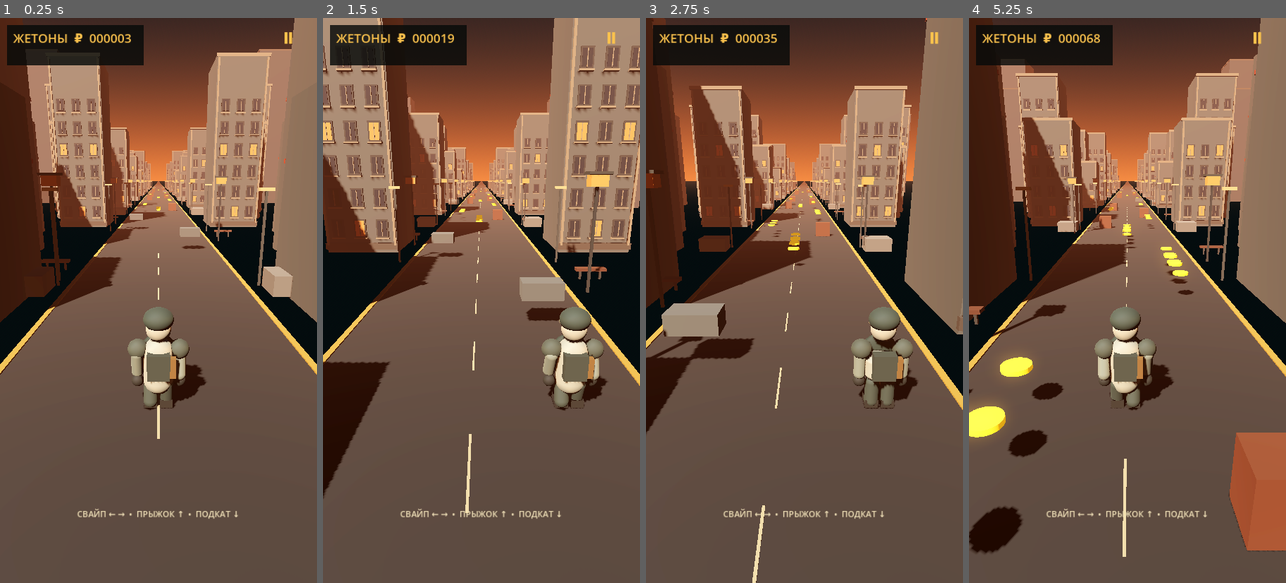
Above: before the commit, frames 1-4 (left to right).
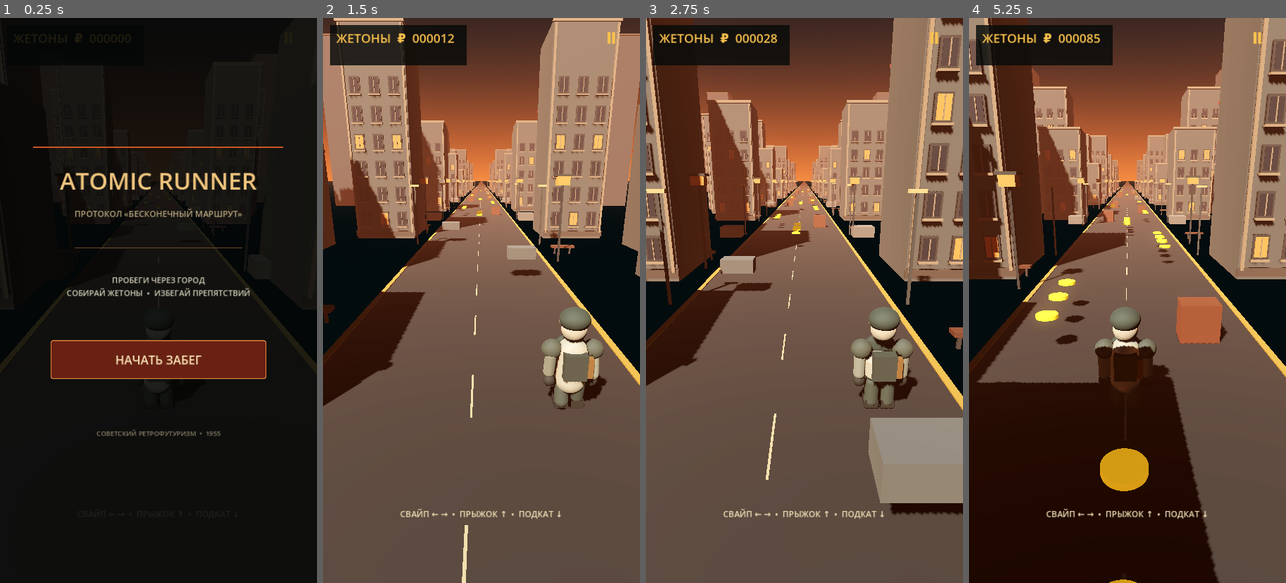
Above: after the commit, the same moments.

Repository: tushkabeliy-netizen/Atomic-Runner
Game: Godot game, scene res://scenes/Main.tscn
The game is run twice, just before and just after one commit, with the same random seed, the same clock (stepped at 60 frames per second) and the same inputs.
Inputs (mouse positions are in pixels of both pictures, inside the frame that each line leads up to):
- Up to frame 1 (0.25 s): no input
- Up to frame 2 (1.5 s): click (481, 357) at 0.5 s, where only the run after the commit has a clickable "НАЧАТЬ ЗАБЕГ"; tap Enter at 1.25, 1.35 s; move the mouse to (551, 272) at 1.27 s; hold Right from 1.28 s (still down); click (551, 272) at 1.42 s
- Up to frame 3 (2.75 s): release Right at 2 s; drag from (741, 328) to (788, 413) at 2.02 s
- Up to frame 4 (5.25 s): move the mouse to (1159, 176) at 2.77 s; hold Right 2.78-3.5 s; tap Enter at 2.85, 4.35 s; drag from (1111, 413) to (1032, 215) at 3.52 s; move the mouse to (1222, 385) at 4.27 s; hold Left 4.28-5 s; drag from (1032, 215) to (1079, 159) at 5.02 s

The runs differ from the first frame. In frame 1, 92% of the frame differs, in the area x 0-100%, y 0-100%; in frame 2, 24%; in frame 3, 29%; in frame 4, 51%.

Commit message:
Add an atmospheric title screen and start-run flow

Diff:
--- a/scripts/main.gd
+++ b/scripts/main.gd
@@ -20,6 +20,8 @@
 var distance := 0.0
 var game_over := false
 var paused := false
+var menu_open := false
+var menu_layer: CanvasLayer
 var pause_label: Label
 var touch_start := Vector2.ZERO
 var touch_active := false
@@ -48,6 +50,7 @@
     _build_camera()
     _build_ui()
     _spawn_initial_course()
+    _build_menu()
     spawn_distance = 0.0
 
 func _build_world() -> void:
@@ -231,6 +234,88 @@
     layer.add_child(pause_label)
     _update_score()
 
+func _build_menu() -> void:
+    menu_open = true
+    paused = true
+    menu_layer = CanvasLayer.new()
+    menu_layer.layer = 10
+    add_child(menu_layer)
+    var shade := ColorRect.new()
+    shade.anchor_right = 1.0
+    shade.anchor_bottom = 1.0
+    shade.color = Color(0.012, 0.025, 0.026, 0.88)
+    menu_layer.add_child(shade)
+    var top_line := ColorRect.new()
+    top_line.position = Vector2(76, 292)
+    top_line.size = Vector2(568, 3)
+    top_line.color = Color(0.78, 0.34, 0.13)
+    menu_layer.add_child(top_line)
+    var title := Label.new()
+    title.position = Vector2(42, 330)
+    title.size = Vector2(636, 100)
+    title.text = "ATOMIC RUNNER"
+    title.horizontal_alignment = HORIZONTAL_ALIGNMENT_CENTER
+    title.add_theme_font_size_override("font_size", 54)
+    title.add_theme_color_override("font_color", Color(0.94, 0.77, 0.49))
+    menu_layer.add_child(title)
+    var subtitle := Label.new()
+    subtitle.position = Vector2(60, 430)
+    subtitle.size = Vector2(600, 60)
+    subtitle.text = "ПРОТОКОЛ «БЕСКОНЕЧНЫЙ МАРШРУТ»"
+    subtitle.horizontal_alignment = HORIZONTAL_ALIGNMENT_CENTER
+    subtitle.add_theme_font_size_override("font_size", 19)
+    subtitle.add_theme_color_override("font_color", Color(0.72, 0.65, 0.5))
+    menu_layer.add_child(subtitle)
+    var divider := ColorRect.new()
+    divider.position = Vector2(170, 520)
+    divider.size = Vector2(380, 2)
+    divider.color = Color(0.48, 0.31, 0.19, 0.9)
+    menu_layer.add_child(divider)
+    var description := Label.new()
+    description.position = Vector2(90, 555)
+    description.size = Vector2(540, 110)
+    description.text = "ПРОБЕГИ ЧЕРЕЗ ГОРОД\nСОБИРАЙ ЖЕТОНЫ  •  ИЗБЕГАЙ ПРЕПЯТСТВИЙ"
+    description.horizontal_alignment = HORIZONTAL_ALIGNMENT_CENTER
+    description.vertical_alignment = VERTICAL_ALIGNMENT_CENTER
+    description.add_theme_font_size_override("font_size", 18)
+    description.add_theme_color_override("font_color", Color(0.82, 0.81, 0.72))
+    menu_layer.add_child(description)
+    var start_button := Button.new()
+    start_button.position = Vector2(115, 730)
+    start_button.size = Vector2(490, 88)
+    start_button.text = "НАЧАТЬ ЗАБЕГ"
+    start_button.add_theme_font_size_override("font_size", 27)
+    start_button.add_theme_color_override("font_color", Color(0.98, 0.9, 0.72))
+    var normal := StyleBoxFlat.new()
+    normal.bg_color = Color(0.42, 0.13, 0.075, 0.98)
+    normal.border_color = Color(0.91, 0.54, 0.25)
+    normal.set_border_width_all(2)
+    normal.set_corner_radius_all(5)
+    start_button.add_theme_stylebox_override("normal", normal)
+    var hover := StyleBoxFlat.new()
+    hover.bg_color = Color(0.58, 0.2, 0.09, 1.0)
+    hover.border_color = Color(1.0, 0.72, 0.36)
+    hover.set_border_width_all(2)
+    hover.set_corner_radius_all(5)
+    start_button.add_theme_stylebox_override("hover", hover)
+    start_button.pressed.connect(_start_run)
+    menu_layer.add_child(start_button)
+    var footer := Label.new()
+    footer.position = Vector2(70, 930)
+    footer.size = Vector2(580, 60)
+    footer.text = "СОВЕТСКИЙ РЕТРОФУТУРИЗМ  •  1955"
+    footer.horizontal_alignment = HORIZONTAL_ALIGNMENT_CENTER
+    footer.add_theme_font_size_override("font_size", 15)
+    footer.add_theme_color_override("font_color", Color(0.52, 0.49, 0.4))
+    menu_layer.add_child(footer)
+
+func _start_run() -> void:
+    if is_instance_valid(menu_layer):
+        menu_layer.queue_free()
+    menu_open = false
+    paused = false
+    status_label.text = "СВАЙП ← →  •  ПРЫЖОК ↑  •  ПОДКАТ ↓"
+
 func _spawn_initial_course() -> void:
     for i in range(18):
         _spawn_obstacle_row(-22.0 - float(i) * 13.0)
@@ -377,6 +462,8 @@
     _update_score()
 
 func _input(event: InputEvent) -> void:
+    if menu_open:
+        return
     if event is InputEventScreenTouch and event.pressed and event.position.x > 590.0 and event.position.y < 100.0 and not game_over:
         _toggle_pause()
         return
